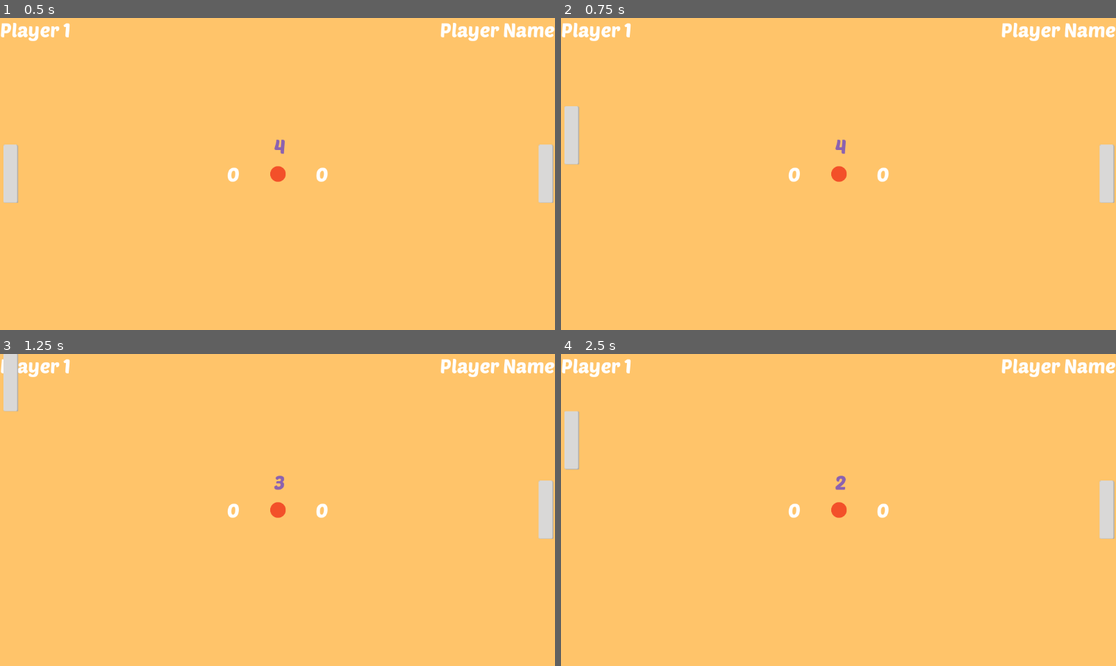
Above: before the commit, frames 1-4 (two rows, left to right).
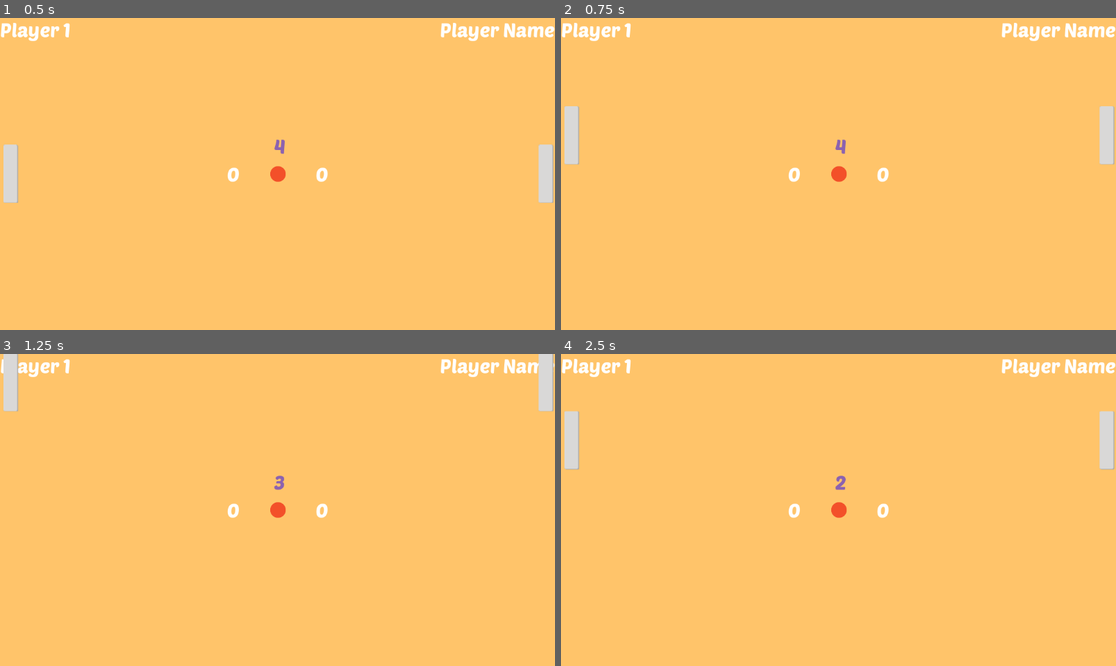
Above: after the commit, the same moments.

Repository: catarinaflores/Pong_CatarinaCosta
Game: Godot game, scene res://multiplayer_level/multiplayer_level.tscn
Two runs of this game, one before a commit and one after it. Both use one fixed random seed, a clock stepped at 60 frames per second and the inputs below. This scene is started directly instead of the project's main scene.
Inputs:
- Up to frame 1 (0.5 s): no input
- Up to frame 2 (0.75 s): tap Enter at 0.5 s; hold Up (ui_up) from 0.53 s (still down)
- Up to frame 3 (1.25 s): keep holding Up (ui_up)
- Up to frame 4 (2.5 s): release Up (ui_up) at 1.28 s; hold Down (ui_down) 1.28-2.03 s; hold Up (ui_up) from 2.03 s (still down)

Frame 1 is identical in both runs. In frame 2, 0.7% of the frame differs, in the area x 96-100%, y 28-60%; in frame 3, 1.0%; in frame 4, 1.0%, in the area x 96-100%, y 18-60%.
Error before the commit: Invalid access to property or key 'position' on a base object of type 'Nil'. (res://opponent/opponent_padle.gd:10)
Error after the commit: Invalid access to property or key 'player2_name' on a base object of type 'Node (game_manager.gd)'. (res://multiplayer_level/multiplayer_level.gd:19)

Commit message:
player 2

Diff:
--- a/main_menu/main_menu.gd
+++ b/main_menu/main_menu.gd
@@ -1,13 +1,17 @@
 extends Control
 
 @onready var player_name_field: TextEdit = %PlayerNameField
+@onready var player_2_name_field: TextEdit = %Player2NameField
 
 
 func _on_start_game_button_pressed() -> void:
 	GameManager.player1_name = player_name_field.text
 	get_tree().change_scene_to_file("res://level/level.tscn")
 
-
+func _on_multiplayer_game_button_pressed() -> void:
+	GameManager.player1_name = player_name_field.text
+	GameManager.player2_name = player_2_name_field.text
+	get_tree().change_scene_to_file("res://multiplayer_level/multiplayer_level.tscn")
 
 func _on_quit_game_button_pressed() -> void:
 	get_tree().quit()
--- a/main_menu/main_menu.tscn
+++ b/main_menu/main_menu.tscn
@@ -41,13 +41,24 @@
 layout_mode = 2
 placeholder_text = "Enter Player Name"
 
+[node name="Player2NameField" type="TextEdit" parent="VBoxContainer/VBoxContainer"]
+unique_name_in_owner = true
+custom_minimum_size = Vector2(0, 35)
+layout_mode = 2
+placeholder_text = "Enter Player 2 Name"
+
 [node name="StartGameButton" type="Button" parent="VBoxContainer/VBoxContainer"]
 layout_mode = 2
 text = "Start Game"
+
+[node name="MultiplayerButton" type="Button" parent="VBoxContainer/VBoxContainer"]
+layout_mode = 2
+text = "Multiplayer"
 
 [node name="QuitGameButton" type="Button" parent="VBoxContainer/VBoxContainer"]
 layout_mode = 2
 text = "Quit"
 
 [connection signal="pressed" from="VBoxContainer/VBoxContainer/StartGameButton" to="." method="_on_start_game_button_pressed"]
+[connection signal="pressed" from="VBoxContainer/VBoxContainer/MultiplayerButton" to="." method="_on_start_game_button_pressed"]
 [connection signal="pressed" from="VBoxContainer/VBoxContainer/QuitGameButton" to="." method="_on_quit_game_button_pressed"]
--- /dev/null
+++ b/multiplayer_level/multiplayer_level.gd
@@ -0,0 +1,45 @@
+extends Node
+
+var player_score := 0
+var opponent_score := 0
+
+@onready var opponent_label: Label = %OpponentScore
+@onready var player_label: Label = %PlayerScore
+@onready var ball: Ball = %Ball
+@onready var countdown_timer: Timer = %CountdownTimer
+@onready var countdown_label: Label = %CountdownLabel
+@onready var score_sound: AudioStreamPlayer = %ScoreSound
+@onready var player_name: Label = %PlayerName
+@onready var player_name_2: Label = %PlayerName2
+
+
+
+func _ready() -> void:
+	player_name.text = GameManager.player1_name
+	player_name.text = GameManager.player2_name
+
+func _process(_delta: float) -> void:
+	countdown_label.text = str(ceil(countdown_timer.time_left))
+
+func _on_wall_left_body_entered(body: Node2D) -> void:
+	body.position = get_viewport().size / 2
+	ball.stop_moving()
+	countdown_timer.start()
+	countdown_label.show()
+	opponent_score += 1
+	opponent_label.text = str(opponent_score)
+	score_sound.play()
+
+func _on_wall_right_body_entered(body: Node2D) -> void:
+	body.position = get_viewport().size / 2
+	ball.stop_moving()
+	countdown_timer.start()
+	countdown_label.show()
+	player_score += 1
+	player_label.text = str(player_score)
+	score_sound.play()
+
+
+func _on_countdown_timer_timeout() -> void:
+	ball.start_moving()
+	countdown_label.hide()
--- a/multiplayer_level/multiplayer_level.tscn
+++ b/multiplayer_level/multiplayer_level.tscn
@@ -1,9 +1,10 @@
-[gd_scene load_steps=11 format=3 uid="uid://cx3i0kmg8q1mx"]
+[gd_scene load_steps=12 format=3 uid="uid://cx3i0kmg8q1mx"]
 
-[ext_resource type="Script" path="res://level/level.gd" id="1_omht8"]
+[ext_resource type="Script" path="res://multiplayer_level/multiplayer_level.gd" id="1_gu23c"]
 [ext_resource type="FontFile" uid="uid://ciillxb7dxalo" path="res://pong_assets/PoetsenOne-Regular.ttf" id="2_ieuag"]
 [ext_resource type="PackedScene" uid="uid://crqx3pyo7h4gb" path="res://player/player_paddle.tscn" id="3_l7eug"]
 [ext_resource type="PackedScene" uid="uid://c0j4vg86eg8k" path="res://opponent/opponent_padle.tscn" id="4_4mt63"]
+[ext_resource type="Script" path="res://opponent/player2.gd" id="5_kr1ov"]
 [ext_resource type="PackedScene" uid="uid://necasmjsqeya" path="res://ball/ball.tscn" id="5_pu5qg"]
 [ext_resource type="AudioStream" uid="uid://buym7v1t8jhsk" path="res://pong_assets/ping_pong_8bit_beeep.ogg" id="6_ejqsp"]
 
@@ -23,7 +24,7 @@
 size = Vector2(46, 648)
 
 [node name="Level" type="Node"]
-script = ExtResource("1_omht8")
+script = ExtResource("1_gu23c")
 
 [node name="background" type="ColorRect" parent="."]
 anchors_preset = 15
@@ -111,6 +112,8 @@
 
 [node name="OpponentPadle" parent="." instance=ExtResource("4_4mt63")]
 position = Vector2(1134, 324)
+script = ExtResource("5_kr1ov")
+speed = 400
 
 [node name="Ball" parent="." instance=ExtResource("5_pu5qg")]
 unique_name_in_owner = true
--- /dev/null
+++ b/multiplayer_level/player2_paddle.gd
@@ -0,0 +1,20 @@
+extends CharacterBody2D
+
+
+@export var speed := 400
+
+
+var direction := 0.0
+
+@onready var start_position := position
+
+
+func _physics_process(_delta: float) -> void:
+	position.x = 0
+	velocity.y = direction * speed
+	move_and_slide()
+	position.x = start_position.x
+
+
+func _unhandled_input(_event: InputEvent) -> void:
+	direction = Input.get_axis("ui_up", "ui_down")
--- a/multiplayer_level/player2_paddle.tscn
+++ b/multiplayer_level/player2_paddle.tscn
@@ -1,13 +1,13 @@
 [gd_scene load_steps=4 format=3 uid="uid://dp0ek41gvtp62"]
 
-[ext_resource type="Script" path="res://player/player_paddle.gd" id="1_iiiqj"]
+[ext_resource type="Script" path="res://multiplayer_level/player2_paddle.gd" id="1_2e5r7"]
 [ext_resource type="Texture2D" uid="uid://e6f1fid84l45" path="res://pong_assets/Paddle.png" id="2_lksy6"]
 
 [sub_resource type="RectangleShape2D" id="RectangleShape2D_gbab6"]
 size = Vector2(29, 120)
 
 [node name="PlayerPaddle" type="CharacterBody2D"]
-script = ExtResource("1_iiiqj")
+script = ExtResource("1_2e5r7")
 metadata/_edit_group_ = true
 
 [node name="Sprite2D" type="Sprite2D" parent="."]
--- /dev/null
+++ b/opponent/player2.gd
@@ -0,0 +1,20 @@
+extends CharacterBody2D
+
+
+@export var speed := 400
+
+
+var direction := 0.0
+
+@onready var start_position := position
+
+
+func _physics_process(_delta: float) -> void:
+	position.x = 0
+	velocity.y = direction * speed
+	move_and_slide()
+	position.x = start_position.x
+
+
+func _unhandled_input(_event: InputEvent) -> void:
+	direction = Input.get_axis("ui_up", "ui_down")
